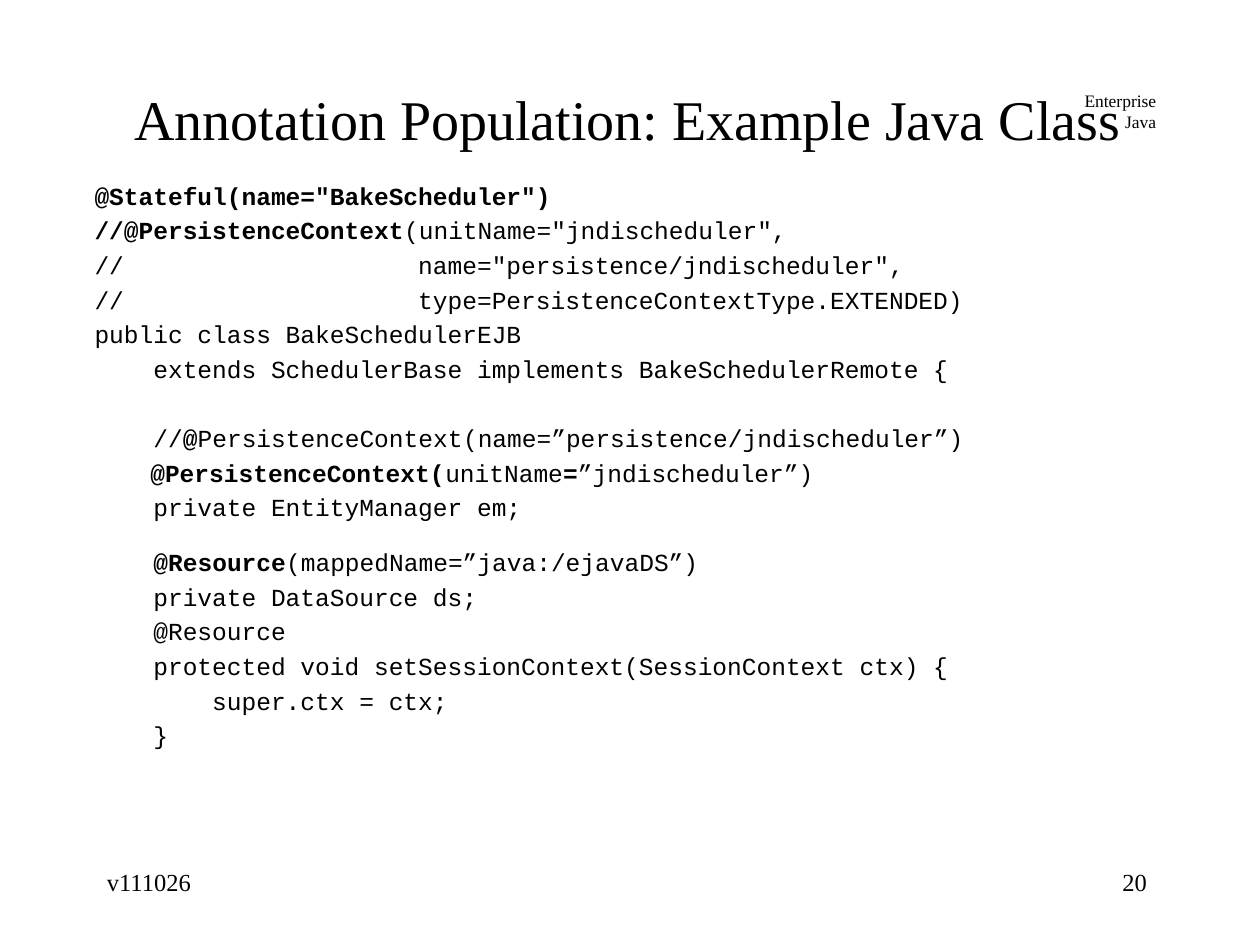
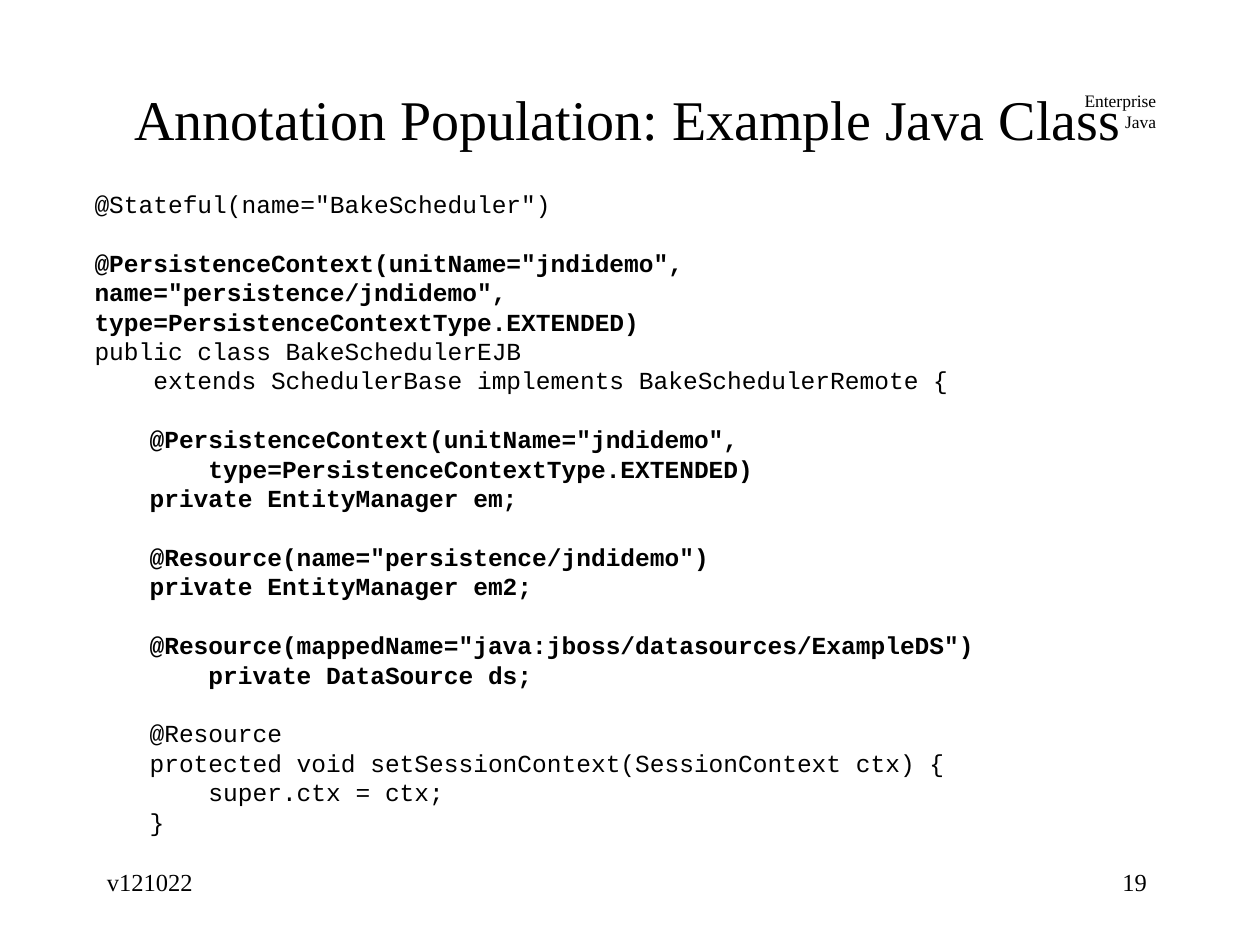
Before and after one commit to jcstaff/ejava-javaee, a slide deck: slide 19 of jndiDemo/src/site/resources/lectures/jndiENC.ppt (slide 20 before the commit). Drawn at 1260x945 pixels with LibreOffice and Linux fonts; fonts in the diff are those of the drawing. Boxes give left, top, right and bottom in pixels: in the first picture for what was removed or moved away, otherwise in the second. Text is boxed around its words. In the diff, an @@ line names an element or a change of style, - is before the commit and + after.

```diff
--- a/jndiDemo/src/site/resources/lectures/jndiENC.ppt
+++ b/jndiDemo/src/site/resources/lectures/jndiENC.ppt
@@ text at box(94, 195, 919, 806): bold off in "@Stateful(name="BakeScheduler")"; bold on in "private EntityManager em;", "private DataSource ds;"; indent changed; line spacing 0.7 to 1; less space between paragraphs; list level 1 to 2 in "private EntityManager em;"; list level 1 to 2 in "private DataSource ds;"; list level 1 to 2 in "@Resource"; list level 1 to 2 in "protected void setSessionContext(SessionContext ctx) {"; list level 1 to 2 in "super.ctx = ctx;"; list level 1 to 2 in "}" @@
@@ text at box(94, 254, 683, 336): text changed; bold on @@
-//@PersistenceContext(unitName="jndischeduler",
-// name="persistence/jndischeduler",
-// type=PersistenceContextType.EXTENDED)
+@PersistenceContext(unitName="jndidemo",
+name="persistence/jndidemo",
+type=PersistenceContextType.EXTENDED)
@@ text at box(150, 430, 752, 483): text changed; bold on @@
-//@PersistenceContext(name=”persistence/jndischeduler”)
-@PersistenceContext(unitName=”jndischeduler”)
+  @PersistenceContext(unitName="jndidemo",
+  type=PersistenceContextType.EXTENDED)
@@ text at box(150, 548, 974, 659): text changed; bold on @@
-@Resource(mappedName=”java:/ejavaDS”)
+  @Resource(name="persistence/jndidemo")
+  private EntityManager em2;
+  @Resource(mappedName="java:jboss/datasources/ExampleDS")
@@ text at box(107, 874, 193, 892): text changed @@
-v111026
+v121022
@@ page number at box(1122, 874, 1147, 892): text changed @@
-20
+19
```
Also in this commit, not shown: 23 other slides changed, 12 slides added, 1 slide removed.
